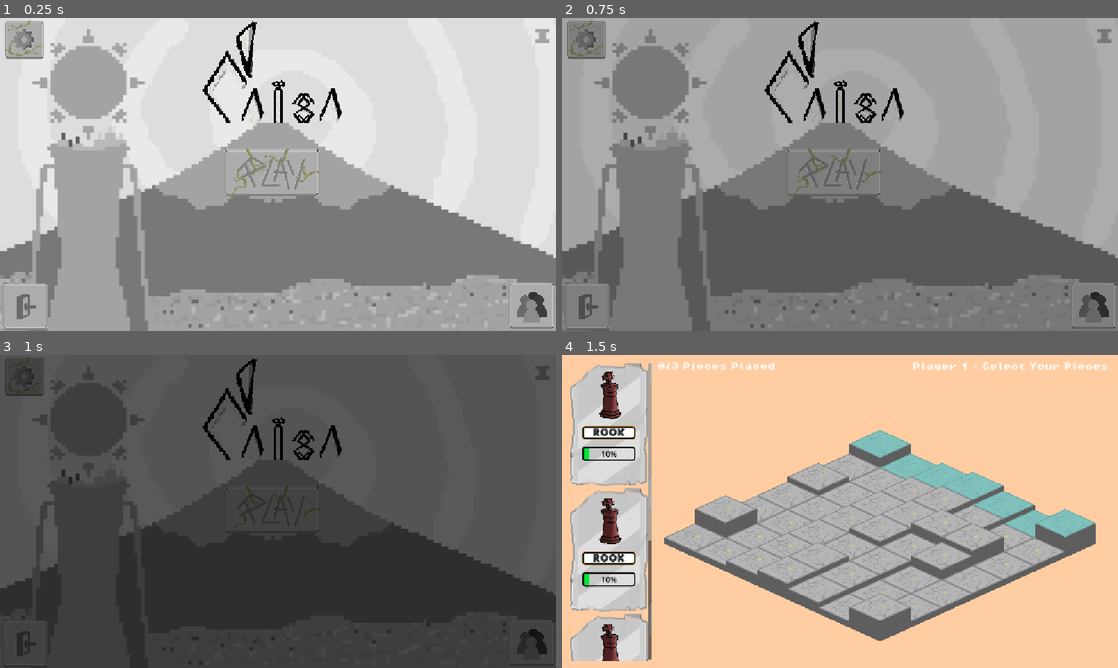
Above: before the commit, frames 1-4 (two rows, left to right).
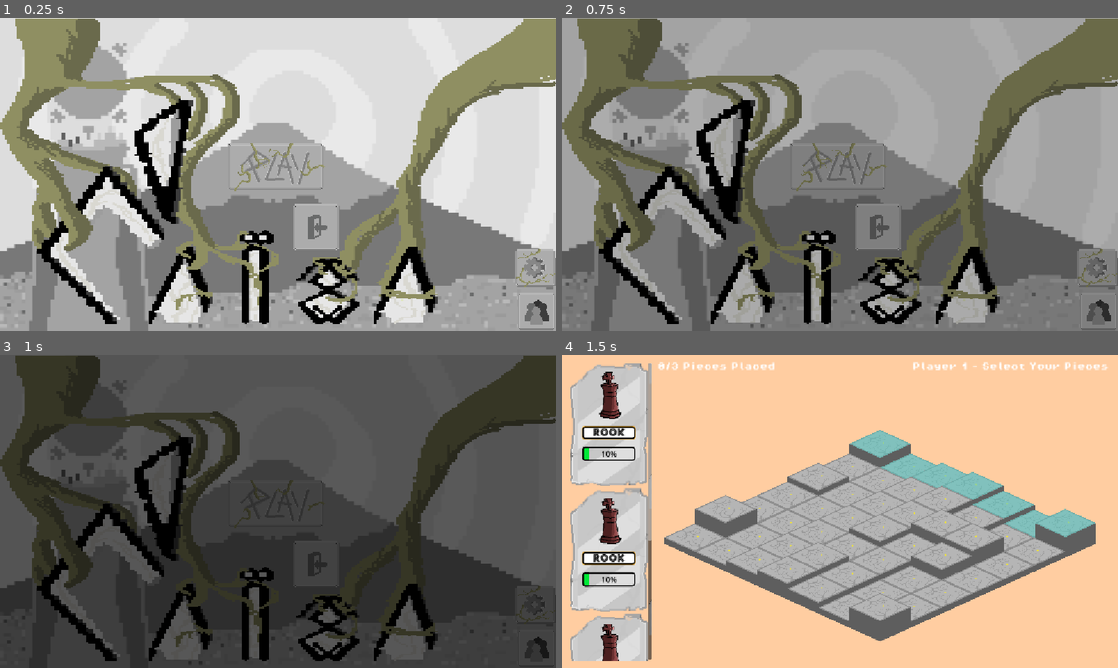
Above: after the commit, the same moments.

Repository: Caiisa-Games/caiisa
Game: Godot game, scene res://scenes/main_menu.tscn
Same seed, same stepped clock (60 frames per second), same inputs: the game is played once before the commit and once after it.
Inputs (mouse positions are in pixels of both pictures, inside the frame that each line leads up to; where the layout moved, square brackets give the same spot in the first picture):
- Up to frame 1 (0.25 s): no input
- Up to frame 2 (0.75 s): click (840, 165) [834, 171] at 0.5 s
- Up to frame 3 (1 s): no input
- Up to frame 4 (1.5 s): click (840, 502) [834, 508] at 1.25 s

The runs differ from the first frame. In frame 1, 31% of the frame differs, in the area x 0-100%, y 0-100%; in frame 2, 30%; in frame 3, 24%; in frame 4, nothing differs.

Commit message:
mane menu3

Diff:
--- a/scenes/main_menu.tscn
+++ b/scenes/main_menu.tscn
@@ -20,6 +20,7 @@
 [ext_resource type="Texture2D" uid="uid://c5it2cof1l553" path="res://assets/ani/Play(Button)9.png" id="18_hl5e0"]
 [ext_resource type="Texture2D" uid="uid://cunteaexyc80f" path="res://assets/ani/Play(Button)10.png" id="19_engjn"]
 [ext_resource type="PackedScene" uid="uid://dthlhu418a1q0" path="res://scenes/settings.tscn" id="20_8egab"]
+[ext_resource type="Texture2D" uid="uid://bs5h21qirhylf" path="res://assets/Caissa-Vined.png" id="21_gw5y6"]
 
 [sub_resource type="AtlasTexture" id="AtlasTexture_6h3lr"]
 atlas = ExtResource("8_hstxw")
@@ -266,6 +267,7 @@
 metadata/_edit_lock_ = true
 
 [node name="TextureRect2" type="TextureRect" parent="."]
+visible = false
 layout_mode = 0
 offset_left = 344.00003
 offset_top = -69.0
@@ -302,11 +304,11 @@
 
 [node name="CreditsButton" type="TextureButton" parent="."]
 layout_mode = 0
-offset_left = 264.9999
-offset_top = -243.00008
-offset_right = 1262.4784
-offset_bottom = 733.2299
-scale = Vector2(0.1, 0.1)
+offset_left = 269.00003
+offset_top = -240.0
+offset_right = 1266.4785
+offset_bottom = 736.23
+scale = Vector2(0.081092216, 0.0790686)
 pivot_offset = Vector2(873, 878)
 texture_normal = ExtResource("5_hstxw")
 ignore_texture_size = true
@@ -314,10 +316,10 @@
 
 [node name="ExitButton" type="Button" parent="."]
 layout_mode = 0
-offset_left = 1.000031
-offset_top = 548.0
-offset_right = 154.125
-offset_bottom = 699.5625
+offset_left = 604.0002
+offset_top = 384.00003
+offset_right = 757.1252
+offset_bottom = 535.5625
 scale = Vector2(0.66, 0.66)
 icon = ExtResource("5_tbmy8")
 flat = true
@@ -331,10 +333,10 @@
 anchor_top = 0.5
 anchor_right = 0.5
 anchor_bottom = 0.5
-offset_left = -109.99997
-offset_top = -52.0
-offset_right = 1827.0
-offset_bottom = 937.0
+offset_left = -102.0
+offset_top = -64.0
+offset_right = 1835.0
+offset_bottom = 925.0
 grow_horizontal = 2
 grow_vertical = 2
 scale = Vector2(0.09967807, 0.09260933)
@@ -425,10 +427,17 @@
 
 [node name="Settings" parent="." instance=ExtResource("20_8egab")]
 layout_mode = 0
-offset_left = 4.0000157
-offset_top = 3.0
-offset_right = 1016.0
-offset_bottom = 999.0
+offset_left = 1062.0
+offset_top = 475.0
+offset_right = 2074.0
+offset_bottom = 1471.0
+
+[node name="CaissaVined" type="Sprite2D" parent="."]
+position = Vector2(573.95325, 321)
+scale = Vector2(0.5065796, 0.30082577)
+texture = ExtResource("21_gw5y6")
+region_enabled = true
+region_rect = Rect2(265.66895, 0, 2294.331, 2120.6736)
 
 [connection signal="pressed" from="CreditsButton" to="." method="_on_credits_button_pressed"]
 [connection signal="pressed" from="ExitButton" to="." method="_on_exit_button_pressed"]
Binary file added: assets/Caissa-Vined.png
Not shown, added: assets/Caissa-Vined.png.import
Not shown: 1 places in scenes/main_menu.tscn that only renumber resources
